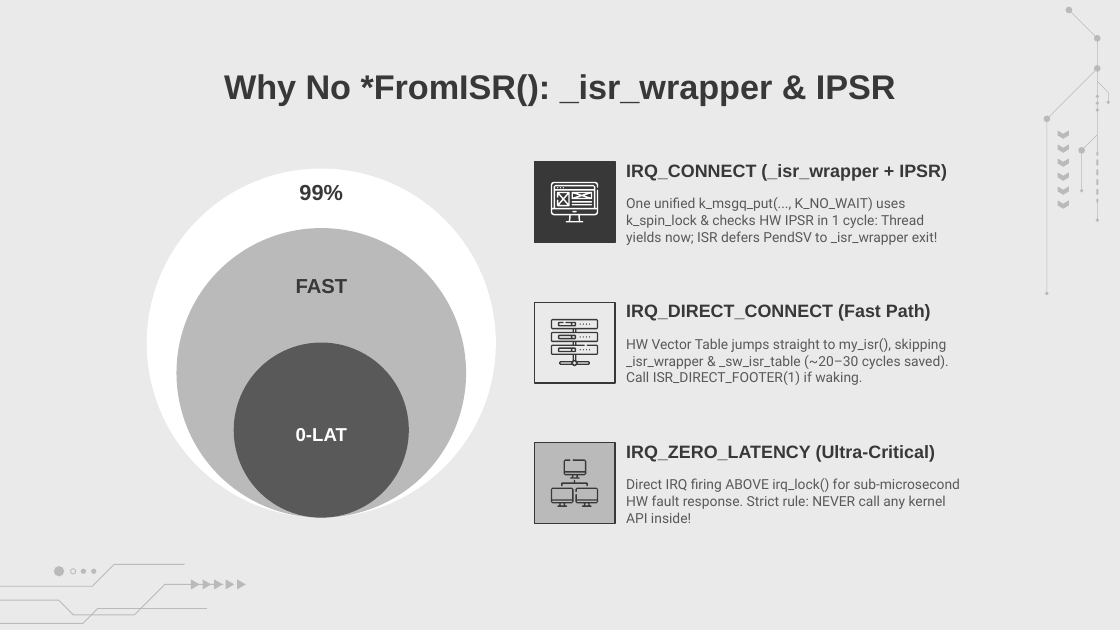
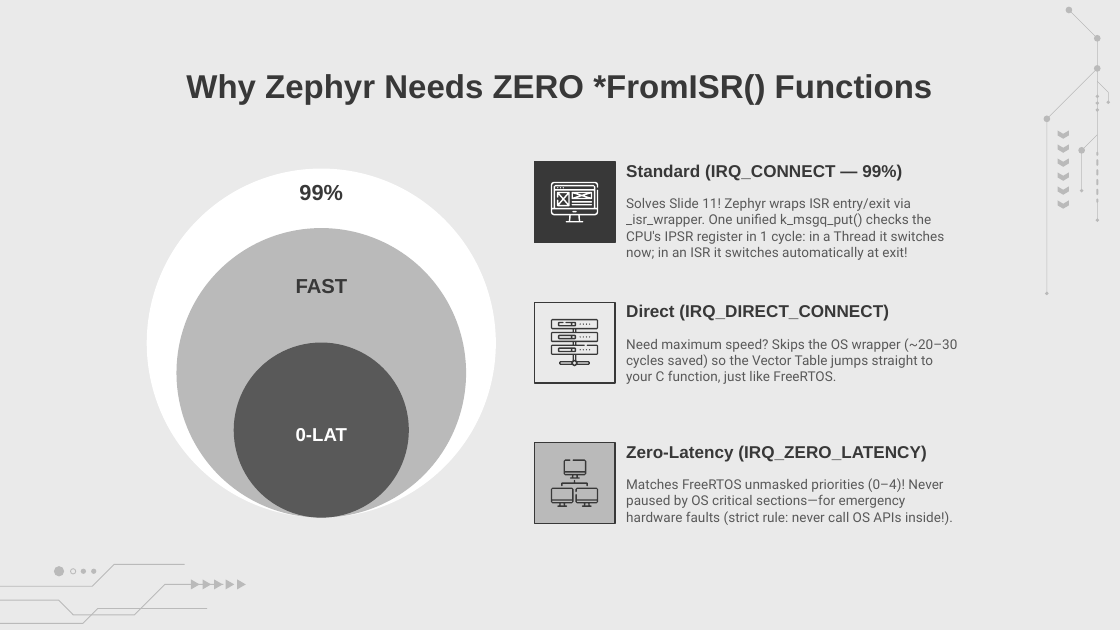
Before and after one commit to amrsaeedcse/zephyr-vs-freertos-presentation, a slide deck: slide 21 of Zephyr_RTOS_vs_FreeRTOS.pptx. Drawn at 1120x630 pixels with LibreOffice and Linux fonts; fonts in the diff are those of the drawing; background and template pictures are left out. Boxes give left, top, right and bottom in pixels: in the first picture for what was removed or moved away, otherwise in the second. Text is boxed around its words. In the diff, an @@ line names an element or a change of style, - is before the commit and + after.

Commit message:
Refine Part II Zephyr narrative, visuals & clarity (Slides 13-34)

```diff
--- a/Zephyr_RTOS_vs_FreeRTOS.pptx
+++ b/Zephyr_RTOS_vs_FreeRTOS.pptx
@@ title at [186, 74, 933, 105]: text changed; size 22 to 21.2 pt @@
-Why No *FromISR(): _isr_wrapper & IPSR
+Why Zephyr Needs ZERO *FromISR() Functions
@@ subtitle at [626, 164, 902, 181]: text changed; size 11.5 to 11 pt @@
-IRQ_CONNECT (_isr_wrapper + IPSR)
+Standard (IRQ_CONNECT — 99%)
@@ subtitle at [626, 198, 945, 260]: text changed; size 8.9 to 8.7 pt @@
-One unified k_msgq_put(..., K_NO_WAIT) uses k_spin_lock & checks HW IPSR in 1 cycle: Thread yields now; ISR defers PendSV to _isr_wrapper exit!
+Solves Slide 11! Zephyr wraps ISR entry/exit via _isr_wrapper. One unified k_msgq_put() checks the CPU's IPSR register in 1 cycle: in a Thread it switches now; in an ISR it switches automatically at exit!
@@ subtitle at [626, 304, 888, 321]: text changed; size 11.5 to 11 pt @@
-IRQ_DIRECT_CONNECT (Fast Path)
+Direct (IRQ_DIRECT_CONNECT)
@@ subtitle at [626, 338, 957, 384]: text changed; size 8.9 to 8.7 pt @@
-HW Vector Table jumps straight to my_isr(), skipping _isr_wrapper & _sw_isr_table (~20–30 cycles saved). Call ISR_DIRECT_FOOTER(1) if waking.
+Need maximum speed? Skips the OS wrapper (~20–30 cycles saved) so the Vector Table jumps straight to your C function, just like FreeRTOS.
@@ subtitle at [626, 445, 926, 462]: text changed; size 11.5 to 11 pt @@
-IRQ_ZERO_LATENCY (Ultra-Critical)
+Zero-Latency (IRQ_ZERO_LATENCY)
@@ subtitle at [626, 478, 953, 525]: text changed; size 8.9 to 8.7 pt @@
-Direct IRQ firing ABOVE irq_lock() for sub-microsecond HW fault response. Strict rule: NEVER call any kernel API inside!
+Matches FreeRTOS unmasked priorities (0–4)! Never paused by OS critical sections—for emergency hardware faults (strict rule: never call OS APIs inside!).
```
Also in this commit, not shown: 19 other slides changed, 1 slide added, 1 slide removed, 2 other files.
